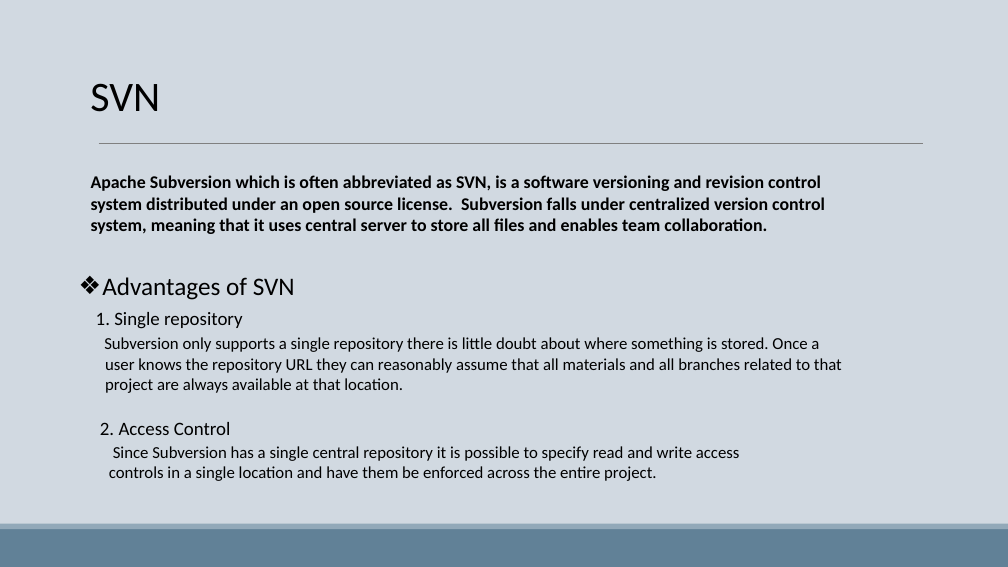
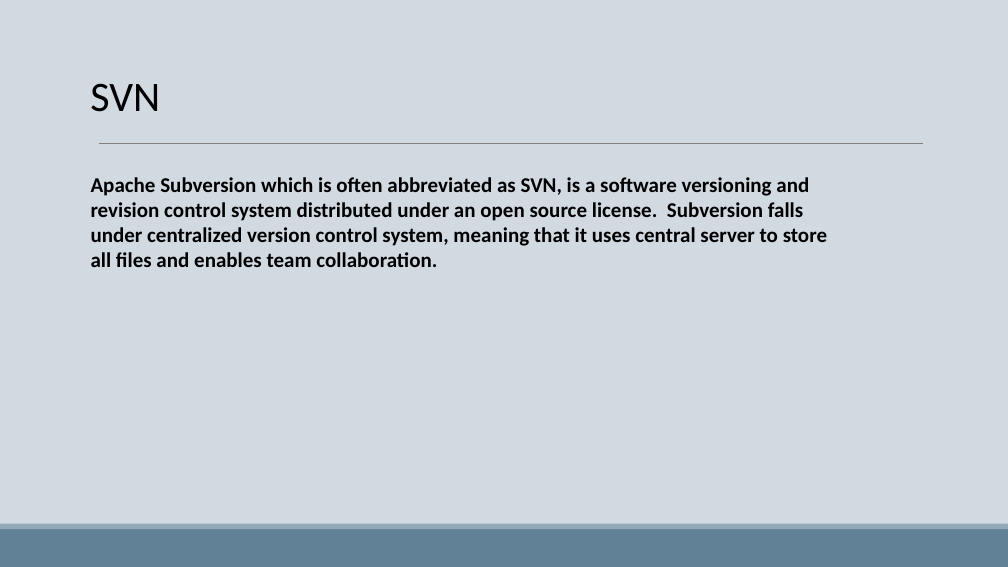
Before and after one commit to manarabdi1/Test-plan, a slide deck: slide 8 of Git VS SVN.pptm. Drawn at 1008x567 pixels with LibreOffice and Linux fonts; fonts in the diff are those of the drawing. Boxes give left, top, right and bottom in pixels: in the first picture for what was removed or moved away, otherwise in the second. Text is boxed around its words. In the diff, an @@ line names an element or a change of style, - is before the commit and + after.

```diff
--- a/Git VS SVN.pptm
+++ b/Git VS SVN.pptm
@@ text "Apache Subversion which is often ..." at (x1=91, y1=177, x2=827, y2=267): size 17 to 20 pt @@
@@ text removed at (x1=96, y1=277, x2=842, y2=481) @@
-❖ Advantages of SVN
-1. Single repository
-Subversion only supports a single repository there is little doubt about where something is stored. Once a
-user knows the repository URL they can reasonably assume that all materials and all branches related to that
-project are always available at that location.
-2. Access Control
-Since Subversion has a single central repository it is possible to specify read and write access
-controls in a single location and have them be enforced across the entire project.
```
Also in this commit, not shown: 5 other slides changed, 2 slides added, 1 slide removed, 1 other file.
